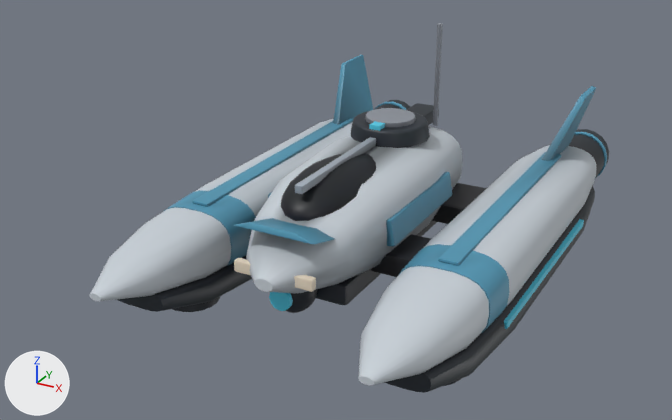
Before and after pictures for a commit that changed the glTF model assets/vehicles/ex_skiff_3.glb.
The view is the same before and after, from a camera (50 mm lens) standing at (4.12, -8.34, 4.77) and looking at (-0.39, -0.15, 0.68). The lights are fixed; the arrows at lower left show +X, +Y and +Z. The first picture is the older version. Where no turn or scale is listed for an object, it has been applied to the vertices. Vertices at exactly the same position are counted once.
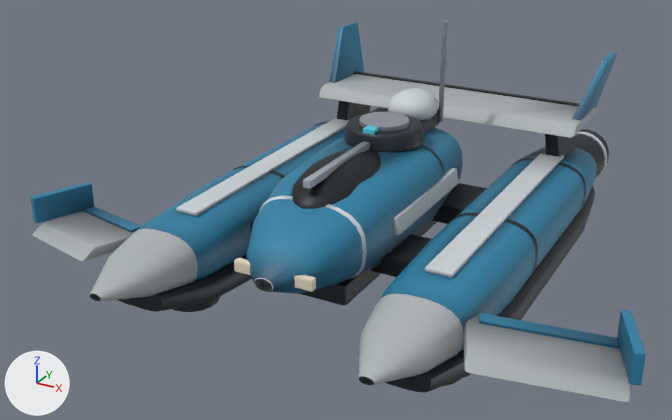
Where the newer file only moved an object's origin or applied its transform, the numbers keep the older frame.

Changed parts and their boxes (x1, y1, x2, y2) in the pictures (672 x 420 px; the box of a moved part takes in the faces that stretch with it):
'Mesh_0', reshaped (19% wider): before (90, 23, 609, 393); after (30, 21, 646, 402)
part 1 of me_mesh_0, moved or reshaped: before (333, 55, 373, 125); after (572, 52, 617, 121)
part 2 of me_mesh_0, added (blue): after (329, 22, 364, 83)
part 3 of me_mesh_0, moved or reshaped: before (351, 110, 430, 148); after (344, 114, 424, 152)
part 4 of me_mesh_0, moved or reshaped: before (295, 137, 376, 194); after (303, 141, 370, 189)
part 5 of me_mesh_0, added: after (388, 88, 438, 120)
part 6 of me_mesh_0, moved or reshaped: before (369, 121, 385, 131); after (363, 125, 379, 135)
part 7 of me_mesh_0, moved or reshaped: before (281, 153, 376, 221); after (291, 149, 381, 209)
part 8 of me_mesh_0, added: after (438, 21, 448, 122)
part 9 of me_mesh_0, moved or reshaped: before (365, 108, 416, 128); after (359, 112, 410, 131)
part 10 of me_mesh_0, rebuilt (8% wider, 11% taller): before (192, 118, 353, 207); after (176, 117, 350, 216)
part 11 of me_mesh_0, rebuilt (13% wider, 11% taller): before (438, 152, 561, 266); after (425, 151, 564, 278)
part 12 of me_mesh_0, rebuilt (11% shorter): before (386, 172, 452, 247); after (393, 168, 458, 235)
part 13 of me_mesh_0, rebuilt: before (406, 103, 439, 125); after (419, 109, 439, 133)
part 14 of me_mesh_0, deleted: before (163, 23, 509, 333)
part 15 of me_mesh_0, built on: before (375, 86, 607, 329); after (30, 71, 646, 402)
part 16 of me_mesh_0, recoloured (grey to blue): before (90, 102, 605, 385); after (91, 119, 605, 385)

What the commit changed:
me_mesh_0 is used by ob_mesh_0; location (-1.887, 3.582, -0.069).
me_mesh_0 had 3668 vertices, 7152 faces and spanned x 0.0..3.77, y -6.46..0.0, z 0.0..2.63.
me_mesh_0 now has 4363 vertices, 8300 faces and spans x -1.36..5.13, y -6.46..0.0, z 0.0..2.63.
me_mesh_0 part 1: the loose piece of 56 vertices spanning x 0.27..0.58, y -2.02..-0.84, z 0.95..1.69 is multiplied about its middle by the matrix ((0.857, 0.0, 0.501), (0.0, 0.828, 0.001), (-0.493, 0.0, 0.734)), then moved by (3.13, 0.24, 0.44), in mat_hull.
me_mesh_0 part 2: the loose piece of 56 vertices spanning x 0.27..0.58, y -2.02..-0.84, z 0.95..1.69 is copied, and the copy is multiplied about its middle by the matrix ((0.988, 0.0, 0.098), (0.0, 0.828, 0.001), (-0.033, 0.0, 0.884)), then moved by (-0.2, 0.24, 0.44), in mat_hull; it spans x 0.11..0.35, y -1.69..-0.7, z 1.43..2.1.
me_mesh_0 part 3: the loose piece of 120 vertices spanning x 1.46..2.32, y -3.65..-2.79, z 1.52..1.7 is moved by (0.0, -0.15, 0.0).
me_mesh_0 part 4: the loose piece of 56 vertices spanning x 1.85..1.93, y -5.15..-3.63, z 1.54..1.62 is moved by (0.0, 0.15, 0.0).
me_mesh_0 part 5: a new loose piece, a UV sphere (14 segments, 7 rings, poles along z) spanning x 1.62..2.15, y -2.98..-2.28, z 1.49..1.87, in mat_trim.
me_mesh_0 part 6: the loose piece of 8 vertices spanning x 1.83..1.95, y -3.6..-3.38, z 1.69..1.74 is moved by (0.0, -0.15, 0.0).
me_mesh_0 part 7: the loose piece of 222 vertices spanning x 1.46..2.31, y -5.23..-3.55, z 1.04..1.59 is moved by (0.0, 0.15, 0.0).
me_mesh_0 part 8: a new loose piece, a 6-sided cylinder along z spanning x 2.115..2.165, y -2.443..-2.386, z 1.483..2.633, in mat_chrome.
me_mesh_0 part 9: the loose piece of 96 vertices spanning x 1.62..2.16, y -3.49..-2.95, z 1.53..1.75 is moved by (0.0, -0.15, 0.0).
me_mesh_0 part 10: the loose piece of 68 vertices spanning x 0.41..0.61, y -4.85..-1.63, z 1.01..1.05 is rebuilt with 92 vertices and now spans x 0.37..0.64, y -5.08..-1.63, z 1.01..1.05.
me_mesh_0 part 11: the loose piece of 68 vertices spanning x 3.17..3.37, y -4.85..-1.63, z 1.01..1.05 is rebuilt with 92 vertices and now spans x 3.13..3.4, y -5.08..-1.63, z 1.01..1.05.
me_mesh_0 part 12: the loose piece of 56 vertices spanning x 2.49..2.62, y -4.61..-3.15, z 0.92..1.2 is rebuilt with 56 vertices and now spans x 2.5..2.61, y -4.5..-2.96, z 0.99..1.18.
me_mesh_0 part 13: the loose piece of 56 vertices spanning x 1.74..2.04, y -3.29..-2.19, z 1.44..1.6 is rebuilt with 56 vertices and now spans x 1.66..2.12, y -2.92..-2.35, z 1.43..1.61.
me_mesh_0 part 14: 6 loose pieces with 298 vertices, spanning x 0.02..3.75, y -5.62..-2.53, z 0.33..2.63, are deleted.
me_mesh_0 part 15: 32 vertices moved within x 0.17..3.6, y -0.29, z 0.21..0.89; 104 vertices removed from x 0.0..3.77, y -4.56..-0.28, z 0.21..1.69; 895 vertices added at x -1.36..5.13, y -6.46..-0.29, z 0.21..1.52.
me_mesh_0 part 16: 1699 kept faces spanning x 0.0..3.77, y -6.46..-0.05, z 0.04..1.54 get new vertex colours.
Other edits to the shape of me_mesh_0 do not show in these pictures.
